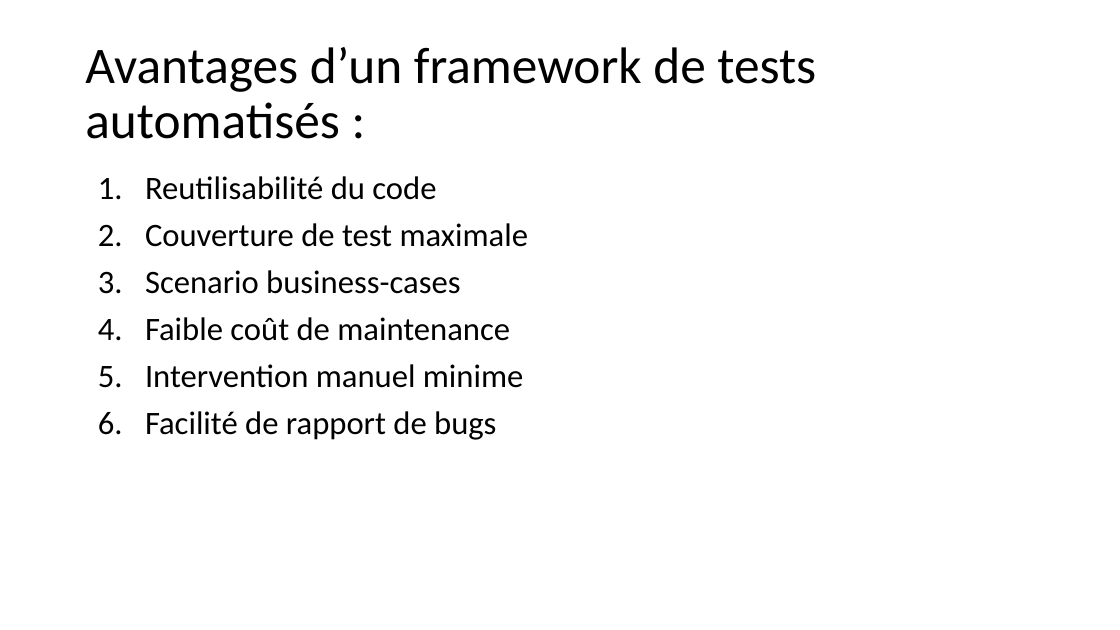
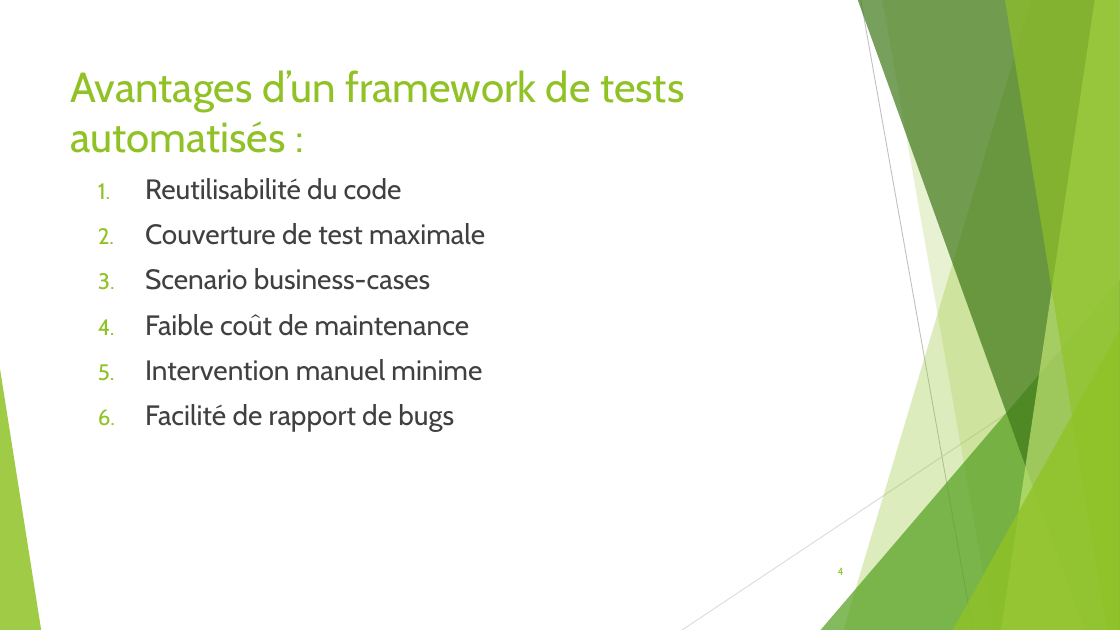
Before and after one commit to seblast312/cypress_youtube, a slide deck: slide 4 of Cypress.pptx (slide 3 before the commit). Drawn at 1120x630 pixels with LibreOffice and Linux fonts; fonts in the diff are those of the drawing. Boxes give left, top, right and bottom in pixels: in the first picture for what was removed or moved away, otherwise in the second. Text is boxed around its words. In the diff, an @@ line names an element or a change of style, - is before the commit and + after.

```diff
--- a/Cypress.pptx
+++ b/Cypress.pptx
@@ title "Avantages d’un framework de tests ...": place and size @@
-title "Avantages d’un framework de tests ..." at (85, 47, 816, 139)
+title "Avantages d’un framework de tests ..." at (71, 70, 684, 153)
@@ title "Avantages d’un framework de tests ..." at (71, 70, 684, 153): size 44 to 36 pt, font Calibri to Cabin, text colour #000000 to #90C226; line spacing 0.9 to 1; vertical alignment middle to top @@
@@ text "Reutilisabilité du code" at (145, 178, 485, 432): size 28 to 24 pt, font Calibri to Cabin, text colour #000000 to #404040; line spacing 0.9 to 1 @@
@@ group added at (0, 0, 1120, 630): 5 freeform shapes, 3 triangles, 2 lines @@
@@ page number added at (838, 567, 844, 575), 9 pt, text #90C226 @@
+4
```
Also in this commit, not shown: 17 other slides changed, 4 slides added, 1 slide removed.
